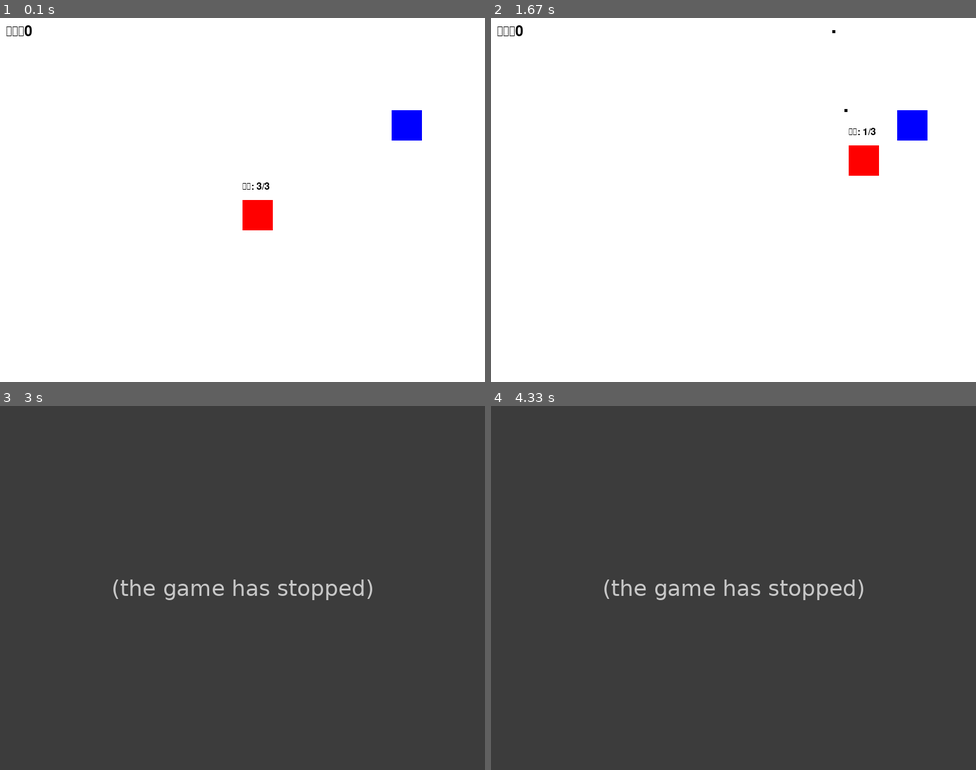
Above: before the commit, frames 1-4 (two rows, left to right).
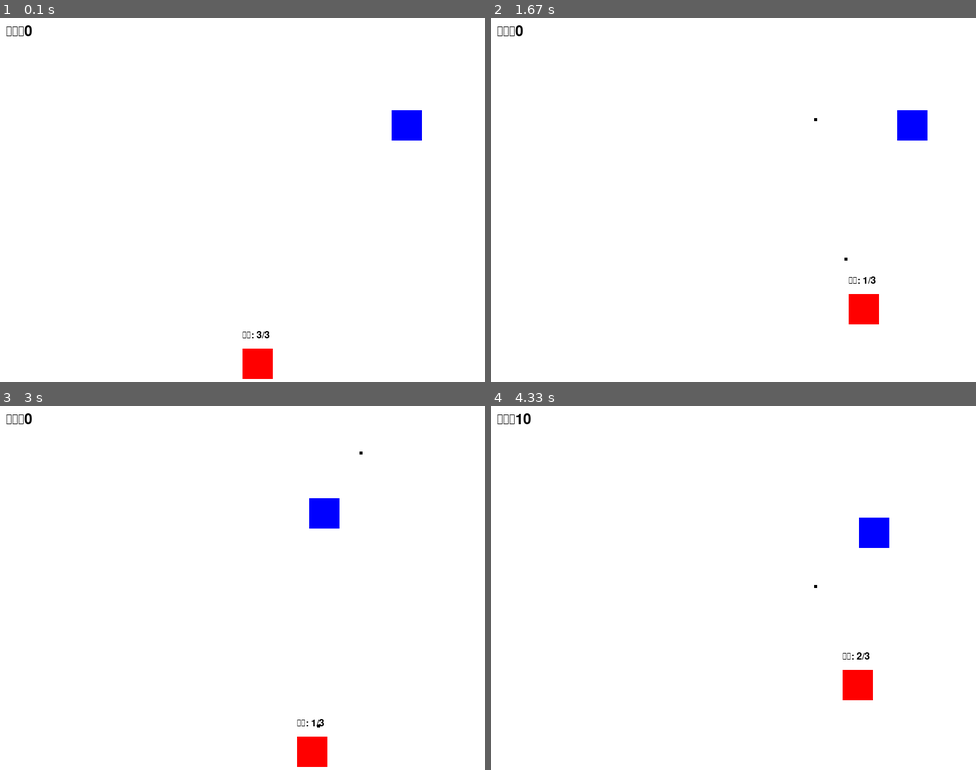
Above: after the commit, the same moments.

Repository: houxiaosun/my-pygame-shoooting
Game: pygame game, started from Square Shoot 1.21.py
Two runs of this game, one before a commit and one after it. Both use one fixed random seed, a clock stepped at 60 frames per second and the inputs below.
Inputs:
- Up to frame 1 (0.1 s): no input
- Up to frame 2 (1.67 s): tap J at 0.33, 0.73, 1.03, 1.23, 1.57 s; hold D 0.67-1.13 s; hold W 1.17-1.47 s; hold D from 1.5 s (still down)
- Up to frame 3 (3 s): tap J at 1.87, 2.07, 2.37, 2.63, 2.97 s; release D at 1.97 s; hold A 2-2.53 s; hold S 2.57-2.87 s; hold A from 2.9 s (still down)
- Up to frame 4 (4.33 s): tap J at 3.27, 3.4, 3.8, 4.1 s; release A at 3.3 s; hold W 3.33-3.7 s; hold D from 3.73 s (still down)

The runs differ from the first frame. In frame 1, 1.1% of the frame differs, in the area x 50-57%, y 45-100%; in frame 2, 1.1%; in frame 3, 100%, in the area x 0-100%, y 0-100%; in frame 4, 100%.
Before the commit the program exited at 2.18 s; later frames show no game.

Commit message:
#优化了玩家初始位置#修改了日志

Diff:
--- a/Square Shoot 1.2.py
+++ b/Square Shoot 1.21.py
@@ -69,7 +69,7 @@
 class Player:
     def __init__(self):
         self.x = 400  # 玩家初始x坐标
-        self.y = 300  # 玩家初始y坐标
+        self.y = 545  # 玩家初始y坐标
         self.speed = 5  # 玩家移动速度
         self.size = 50  # 玩家大小
         self.color = (255, 0, 0)  # 玩家颜色（红色）
Not shown, changed: README.md
